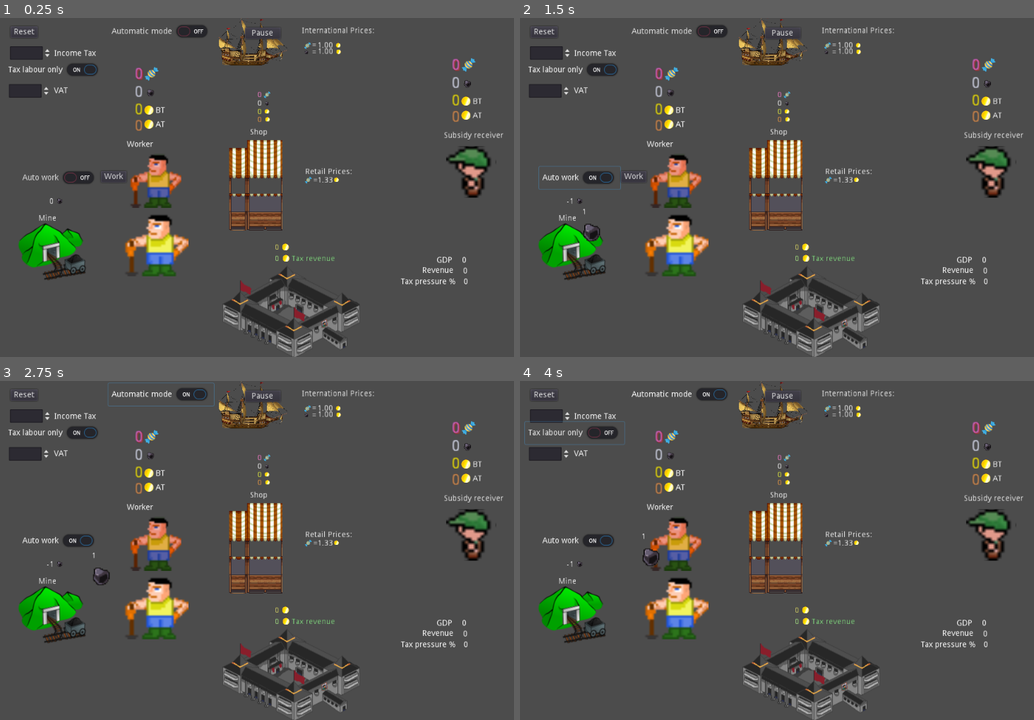
Above: before the commit, frames 1-4 (two rows, left to right).
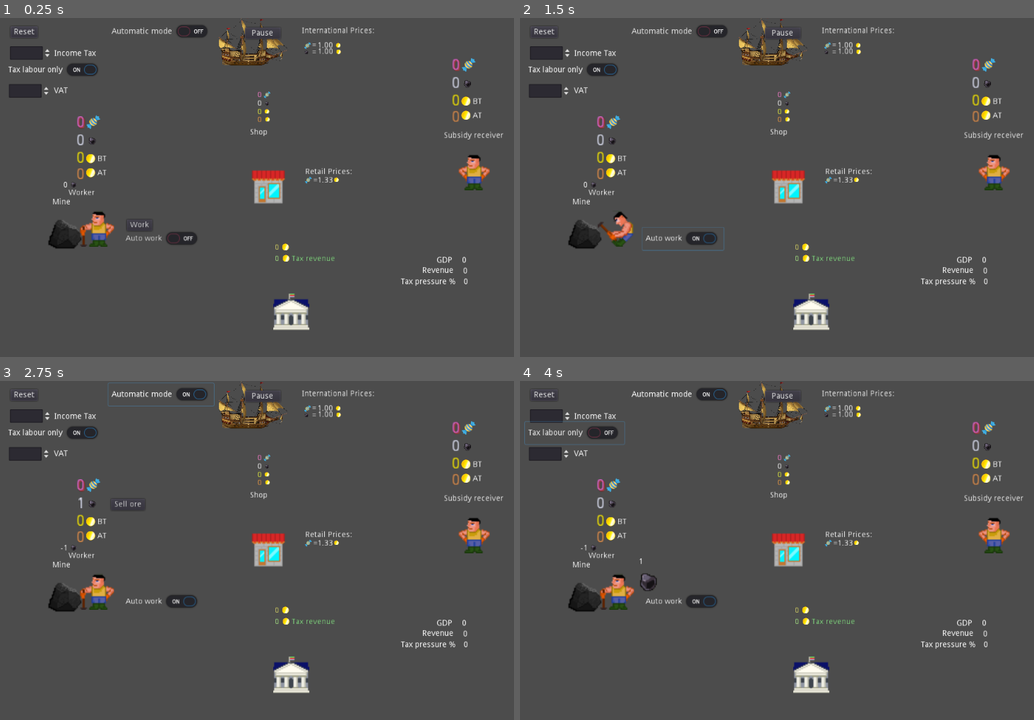
Above: after the commit, the same moments.

Repository: carlostgit/taxes
Game: Godot game, scene res://Control.tscn
Two runs of this game, one before a commit and one after it. Both use one fixed random seed, a clock stepped at 60 frames per second and the inputs below.
Inputs (mouse positions are in pixels of both pictures, inside the frame that each line leads up to):
- Up to frame 1 (0.25 s): no input
- Up to frame 2 (1.5 s): click "Work" at 0.5 s; click "Auto work" at 1.25 s
- Up to frame 3 (2.75 s): click "Automatic mode" at 2 s
- Up to frame 4 (4 s): click (648, 503) at 2.75 s, where only the run after the commit has a clickable "Sell ore"; click "Tax labour only" at 3.5 s

The runs differ from the first frame. In frame 1, 11% of the frame differs, in the area x 3-96%, y 14-100%; in frame 2, 11%; in frame 3, 11%; in frame 4, 11%.

Commit message:
Ahora los personajes ya no se pueden desplazar. He añadido imagenes propias nuevas

Diff:
--- a/Control.tscn
+++ b/Control.tscn
@@ -1,8 +1,7 @@
-[gd_scene load_steps=4 format=2]
+[gd_scene load_steps=3 format=2]
 
 [ext_resource path="res://Control.gd" type="Script" id=1]
 [ext_resource path="res://Node2D.tscn" type="PackedScene" id=2]
-[ext_resource path="res://WorkerFrame3.png" type="Texture" id=3]
 
 [node name="Control" type="Control"]
 pause_mode = 2
@@ -57,6 +56,7 @@
 suffix = "%"
 
 [node name="SpinBox_corp_tax" type="SpinBox" parent="."]
+editor/display_folded = true
 margin_left = 5.94975
 margin_top = 41.2426
 margin_right = 79.9497
@@ -78,11 +78,6 @@
 margin_bottom = 62.1716
 pressed = true
 text = "Tax labour only"
-
-[node name="WorkerFrame3" type="Sprite" parent="."]
-position = Vector2( 262.386, 392.236 )
-scale = Vector2( 3.71795, 3.47488 )
-texture = ExtResource( 3 )
 [connection signal="pressed" from="Button_reset" to="." method="_on_Button_reset_pressed"]
 [connection signal="pressed" from="Button_pause" to="." method="_on_Button_pause_pressed"]
 [connection signal="toggled" from="CheckButton_automatic_mode" to="." method="_on_CheckButton_automatic_mode_toggled"]
--- a/KinematicBody2D_slacker.gd
+++ b/KinematicBody2D_slacker.gd
@@ -30,27 +30,26 @@
 
 func process_overridable(var delta):
 
-	var step_distance = _speed*delta
-
-	if Input.is_action_pressed("ui_left"):
-		$AnimationPlayer_slacker.play("left")
-		$slacker.set_flip_h(false)
-
-		self.move_and_slide(Vector2(-step_distance,0))
-	elif Input.is_action_pressed("ui_right"):
-		$AnimationPlayer_slacker.play("left")
-		$slacker.set_flip_h(true)
-		self.move_and_slide(Vector2(step_distance,0))
-#		add_money(1.1)
-#		update()
-	elif Input.is_action_pressed("ui_up"):
-		$AnimationPlayer_slacker.play("up")
-		self.move_and_slide(Vector2(0,-step_distance))
-	elif Input.is_action_pressed("ui_down"):
-		$AnimationPlayer_slacker.play("down")
-		self.move_and_slide(Vector2(0,step_distance))
-	else:
-		$AnimationPlayer_slacker.stop()
+#	var step_distance = _speed*delta
+#
+#	if Input.is_action_pressed("ui_left"):
+#		$AnimationPlayer_slacker.play("left")
+#		$slacker.set_flip_h(false)
+#
+##		self.move_and_slide(Vector2(-step_distance,0))
+#	elif Input.is_action_pressed("ui_right"):
+#		$AnimationPlayer_slacker.play("left")
+#		$slacker.set_flip_h(true)
+##		self.move_and_slide(Vector2(step_distance,0))
+##
+#	elif Input.is_action_pressed("ui_up"):
+#		$AnimationPlayer_slacker.play("up")
+##		self.move_and_slide(Vector2(0,-step_distance))
+#	elif Input.is_action_pressed("ui_down"):
+#		$AnimationPlayer_slacker.play("down")
+##		self.move_and_slide(Vector2(0,step_distance))
+#	else:
+#		$AnimationPlayer_slacker.stop()
 
 #	Vista de los botones
 	update_buttons_view()
--- a/KinematicBody2D_slacker.tscn
+++ b/KinematicBody2D_slacker.tscn
@@ -1,7 +1,7 @@
-[gd_scene load_steps=10 format=2]
+[gd_scene load_steps=7 format=2]
 
 [ext_resource path="res://KinematicBody2D_slacker.gd" type="Script" id=1]
-[ext_resource path="res://Green-Cap-Character-16x18.png" type="Texture" id=2]
+[ext_resource path="res://Slacker.png" type="Texture" id=2]
 [ext_resource path="res://coin.png" type="Texture" id=3]
 [ext_resource path="res://ore.png" type="Texture" id=4]
 [ext_resource path="res://candy.png" type="Texture" id=5]
@@ -9,55 +9,8 @@
 [sub_resource type="CapsuleShape2D" id=1]
 radius = 27.0
 
-[sub_resource type="Animation" id=2]
-resource_name = "down"
-length = 1.2
-tracks/0/type = "value"
-tracks/0/path = NodePath("slacker:frame")
-tracks/0/interp = 1
-tracks/0/loop_wrap = true
-tracks/0/imported = false
-tracks/0/enabled = true
-tracks/0/keys = {
-"times": PoolRealArray( 0, 0.3, 0.6, 0.9 ),
-"transitions": PoolRealArray( 1, 1, 1, 1 ),
-"update": 1,
-"values": [ 0, 1, 0, 2 ]
-}
-
-[sub_resource type="Animation" id=3]
-length = 1.2
-loop = true
-tracks/0/type = "value"
-tracks/0/path = NodePath("slacker:frame")
-tracks/0/interp = 1
-tracks/0/loop_wrap = true
-tracks/0/imported = false
-tracks/0/enabled = true
-tracks/0/keys = {
-"times": PoolRealArray( 0, 0.3, 0.6, 0.9 ),
-"transitions": PoolRealArray( 1, 1, 1, 1 ),
-"update": 1,
-"values": [ 6, 7, 6, 8 ]
-}
-
-[sub_resource type="Animation" id=4]
-resource_name = "up"
-length = 1.2
-tracks/0/type = "value"
-tracks/0/path = NodePath("slacker:frame")
-tracks/0/interp = 1
-tracks/0/loop_wrap = true
-tracks/0/imported = false
-tracks/0/enabled = true
-tracks/0/keys = {
-"times": PoolRealArray( 0, 0.3, 0.6, 0.9 ),
-"transitions": PoolRealArray( 1, 1, 1, 1 ),
-"update": 1,
-"values": [ 3, 4, 3, 5 ]
-}
-
 [node name="KinematicBody2D_slacker" type="KinematicBody2D"]
+editor/display_folded = true
 script = ExtResource( 1 )
 
 [node name="CollisionShape2D" type="CollisionShape2D" parent="."]
@@ -68,16 +21,10 @@
 modulate = Color( 0.929412, 0.713726, 0.713726, 1 )
 use_parent_material = true
 position = Vector2( 0.5, 3.5 )
-scale = Vector2( 5.5625, 5.05556 )
+scale = Vector2( 2, 2 )
 texture = ExtResource( 2 )
-vframes = 4
-hframes = 3
-frame = 6
 
 [node name="AnimationPlayer_slacker" type="AnimationPlayer" parent="."]
-anims/down = SubResource( 2 )
-anims/left = SubResource( 3 )
-anims/up = SubResource( 4 )
 
 [node name="Label_money" type="Label" parent="."]
 margin_left = -98.7107
--- a/KinematicBody2D_worker.gd
+++ b/KinematicBody2D_worker.gd
@@ -25,30 +25,25 @@
 
 func process_overridable(var delta):
 
-	var step_distance = _speed*delta
+#	var step_distance = _speed*delta
+#
+#	if Input.is_action_pressed("ui_left"):
+#		$AnimationPlayer_slacker.play("working")
+#		$slacker.set_flip_h(false)
+#		self.move_and_slide(Vector2(-step_distance,0))
+#	elif Input.is_action_pressed("ui_right"):
+#		$AnimationPlayer_slacker.play("waiting")
+#		$slacker.set_flip_h(true)
+#		self.move_and_slide(Vector2(step_distance,0))
+#	elif Input.is_action_pressed("ui_up"):
+#		$AnimationPlayer_slacker.play("working")
+#		self.move_and_slide(Vector2(0,-step_distance))
+#	elif Input.is_action_pressed("ui_down"):
+#		$AnimationPlayer_slacker.play("waiting")
+#		self.move_and_slide(Vector2(0,step_distance))
+#	else:
+#		$AnimationPlayer_slacker.stop()
 
-	if Input.is_action_pressed("ui_left"):
-		$AnimationPlayer_slacker.play("working")
-		$slacker.set_flip_h(false)
-
-		self.move_and_slide(Vector2(-step_distance,0))
-	elif Input.is_action_pressed("ui_right"):
-		$AnimationPlayer_slacker.play("waiting")
-		$slacker.set_flip_h(true)
-		self.move_and_slide(Vector2(step_distance,0))
-#		add_money(1.1)
-#		update()
-	elif Input.is_action_pressed("ui_up"):
-		$AnimationPlayer_slacker.play("working")
-		self.move_and_slide(Vector2(0,-step_distance))
-	elif Input.is_action_pressed("ui_down"):
-		$AnimationPlayer_slacker.play("waiting")
-		self.move_and_slide(Vector2(0,step_distance))
-	else:
-		$AnimationPlayer_slacker.stop()
-
-#	pass
-	#	Vista de los botones
 	update_buttons_view()
 
 func update_buttons_view():
@@ -169,9 +164,12 @@
 
 func work():
 	if(_ready_to_work):
+
+		_ready_to_work = false
+		$AnimationPlayer_slacker.play("working")
+		yield(get_tree().create_timer(1.0), "timeout")
 		emit_signal("working_signal")
-		_ready_to_work = false
-		yield(get_tree().create_timer(0.5), "timeout")
+		$AnimationPlayer_slacker.play("waiting")
 		_ready_to_work = true
 
 
@@ -179,6 +177,7 @@
 	if (_automatic_mode or $CheckButton_auto_work.is_pressed()):
 		self.call_deferred("work")
 
+
 func add_to_GDP(var value_arg):
 	_GDP += value_arg
 
--- a/KinematicBody2D_worker.tscn
+++ b/KinematicBody2D_worker.tscn
@@ -34,15 +34,14 @@
 "values": [ 0, 1 ]
 }
 
-[node name="KinematicBody2D_worker" index="0" instance=ExtResource( 1 )]
+[node name="KinematicBody2D_worker" instance=ExtResource( 1 )]
+editor/display_folded = false
 script = ExtResource( 2 )
 
 [node name="slacker" parent="." index="1"]
 position = Vector2( 0.5, 2.5 )
-scale = Vector2( 3, 3 )
 texture = ExtResource( 3 )
 vframes = 3
-hframes = 1
 frame = 2
 
 [node name="AnimationPlayer_slacker" parent="." index="2"]
@@ -50,9 +49,9 @@
 anims/working = SubResource( 2 )
 
 [node name="Button_work" type="Button" parent="." index="11"]
-margin_left = -94.0
+margin_left = 55.0
 margin_top = -14.0
-margin_right = -49.0
+margin_right = 100.0
 margin_bottom = 6.0
 text = "Work"
 
@@ -60,10 +59,9 @@
 wait_time = 5.0
 
 [node name="CheckButton_auto_work" type="CheckButton" parent="." index="13"]
-margin_left = -239.0
-margin_top = -22.0
-margin_right = -95.0
-margin_bottom = 18.0
+margin_left = 47.0
+margin_right = 191.0
+margin_bottom = 40.0
 text = "Auto work"
 
 [node name="Label" parent="." index="14"]
--- a/Node2D.gd
+++ b/Node2D.gd
@@ -37,28 +37,7 @@
 	$Control_info.set_GDP(_GDP)
 	var revenue = $StaticBody2D_government.get_revenue()
 	$Control_info.set_revenue(revenue)
-#	if Input.is_action_pressed("ui_right"):
-#		$AnimationPlayer_worker.play("Walk")
-#	else:
-#		$AnimationPlayer_worker.stop()
-
-
-#	if Input.is_action_just_pressed("ui_left"):
-#		$KinematicBody2D_worker.send_money(1.0,$StaticBody2D_shop)
 #
-#	if Input.is_action_just_pressed("ui_down"):
-#		var ore = MyArea2D_oreResource.instance()
-#		add_child(ore)
-#		ore.set_origin_destiny($Area2D_mine,$KinematicBody2D_worker)
-#		ore.set_value(1.0)
-#
-#	if Input.is_action_just_pressed("ui_right"):
-#		self.get_tree().reload_current_scene()
-
-
-#		$KinematicBody2D_worker.send_ore(1.0,$StaticBody2D_shop)
-#	pass
-
 func _on_Area2D_mine_body_entered(body):
 #	print ("Body entered. Body name")
 #	if body == $KinematicBody2D_slacker:
--- a/Node2D.tscn
+++ b/Node2D.tscn
@@ -8,7 +8,7 @@
 [ext_resource path="res://KinematicBody2D_slacker.tscn" type="PackedScene" id=6]
 [ext_resource path="res://KinematicBody2D_worker.tscn" type="PackedScene" id=7]
 [ext_resource path="res://Area2D_mine.gd" type="Script" id=8]
-[ext_resource path="res://mine.svg" type="Texture" id=9]
+[ext_resource path="res://Rock.png" type="Texture" id=9]
 [ext_resource path="res://Area2D_ore.tscn" type="PackedScene" id=10]
 [ext_resource path="res://Area2D_candy.tscn" type="PackedScene" id=11]
 [ext_resource path="res://StaticBody2D_shop.gd" type="Script" id=12]
@@ -24,13 +24,13 @@
 loop = true
 
 [sub_resource type="RectangleShape2D" id=2]
-extents = Vector2( 48, 38.6698 )
+extents = Vector2( 25.1285, 23.6819 )
 
 [sub_resource type="RectangleShape2D" id=3]
-extents = Vector2( 44, 67.287 )
+extents = Vector2( 19.5428, 26.0683 )
 
 [sub_resource type="RectangleShape2D" id=4]
-extents = Vector2( 93.713, 47.6834 )
+extents = Vector2( 28.5585, 25.6889 )
 
 [node name="Node2D" type="Node2D"]
 pause_mode = 1
@@ -128,22 +128,23 @@
 _government = NodePath("../StaticBody2D_government")
 
 [node name="KinematicBody2D_worker" parent="." instance=ExtResource( 7 )]
-position = Vector2( 273, 284 )
+position = Vector2( 169.762, 369.56 )
 _shop_path = NodePath("../StaticBody2D_shop")
 _government = NodePath("../StaticBody2D_government")
 
 [node name="Area2D_mine" type="Area2D" parent="."]
 editor/display_folded = true
-position = Vector2( 87.4142, 403.948 )
+position = Vector2( 112.163, 374.957 )
 script = ExtResource( 8 )
 _node_path_worker = NodePath("../KinematicBody2D_worker")
 
 [node name="CollisionShape2D" type="CollisionShape2D" parent="Area2D_mine"]
-position = Vector2( 3, 2 )
+position = Vector2( 0.878677, 6.94977 )
 shape = SubResource( 2 )
 
 [node name="mine" type="Sprite" parent="Area2D_mine"]
-position = Vector2( 6.17158, -0.51801 )
+position = Vector2( 1.92893, 5.84597 )
+scale = Vector2( 2, 2 )
 texture = ExtResource( 9 )
 
 [node name="Label_ore" type="Label" parent="Area2D_mine"]
@@ -179,17 +180,17 @@
 position = Vector2( -189, 201 )
 
 [node name="StaticBody2D_shop" type="StaticBody2D" parent="."]
-editor/display_folded = true
 position = Vector2( 452.863, 297.48 )
 script = ExtResource( 12 )
 _government = NodePath("../StaticBody2D_government")
 
 [node name="CollisionShape2D" type="CollisionShape2D" parent="StaticBody2D_shop"]
-position = Vector2( -1, 3 )
+position = Vector2( 19.5945, 3.08838 )
 shape = SubResource( 3 )
 
 [node name="shop" type="Sprite" parent="StaticBody2D_shop"]
-position = Vector2( 0, -2.5178 )
+position = Vector2( 23.534, -0.406441 )
+scale = Vector2( 2, 2 )
 texture = ExtResource( 13 )
 
 [node name="Label_money" type="Label" parent="StaticBody2D_shop"]
@@ -338,10 +339,11 @@
 
 [node name="government" type="Sprite" parent="StaticBody2D_government"]
 position = Vector2( 2.99994, 1.48199 )
+scale = Vector2( 2, 2 )
 texture = ExtResource( 16 )
 
 [node name="CollisionShape2D" type="CollisionShape2D" parent="StaticBody2D_government"]
-position = Vector2( 0.999939, 0.414215 )
+position = Vector2( 2.74994, 7.16422 )
 shape = SubResource( 4 )
 
 [node name="Label_money" type="Label" parent="StaticBody2D_government"]
Binary file added: Rock.png
Not shown, added: Rock.png.import
Binary file added: Slacker.png
Not shown, added: Slacker.png.import
Binary file changed: government.png
Binary file added: government_old.png
Not shown, added: government_old.png.import
Binary file added: shop - copia.png
Not shown, added: shop - copia.png.import
Binary file changed: shop.png
